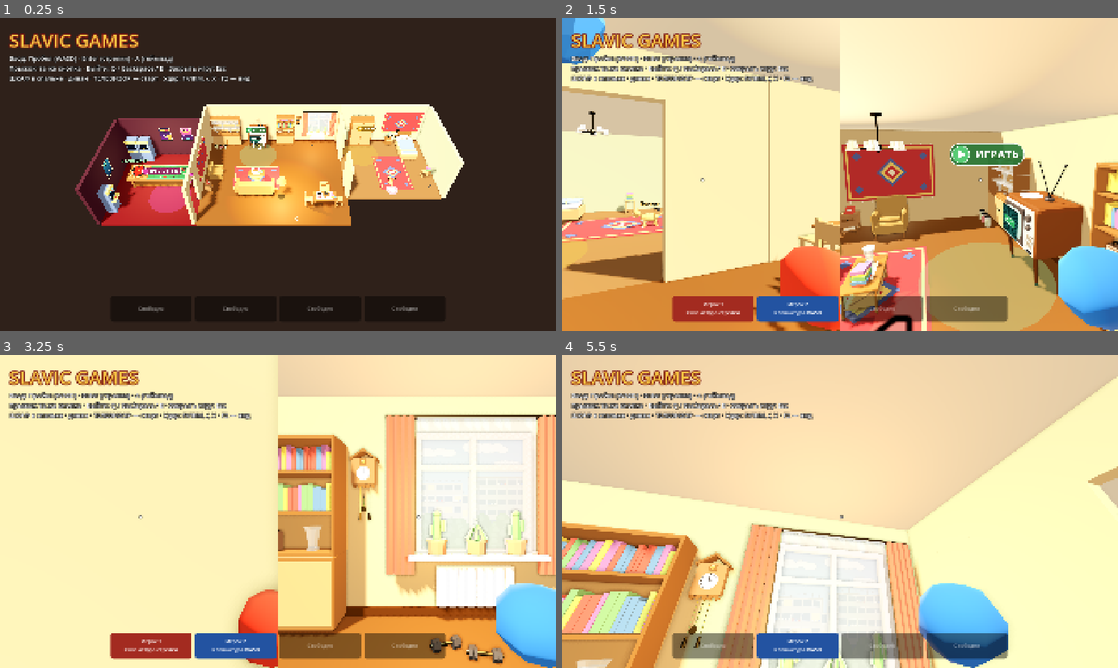
Above: before the commit, frames 1-4 (two rows, left to right).
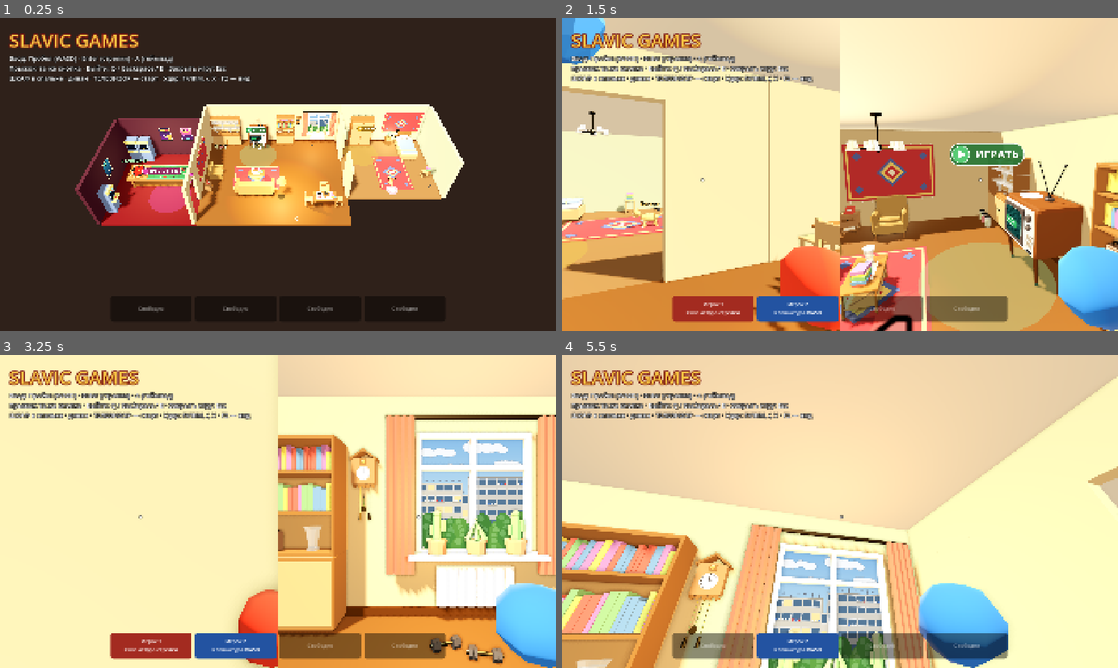
Above: after the commit, the same moments.

Repository: Gabrie1code/slavic-games
Game: Godot game, scene res://scenes/lobby/local_lobby.tscn
Two runs of this game, one before a commit and one after it. Both use one fixed random seed, a clock stepped at 60 frames per second and the inputs below.
Inputs (mouse positions are in pixels of both pictures, inside the frame that each line leads up to):
- Up to frame 1 (0.25 s): no input
- Up to frame 2 (1.5 s): tap Enter (menu_arrow_confirm) at 0.5 s; move the mouse to (962, 158) at 0.52 s; hold Right (menu_arrow_right) 0.53-1.28 s; tap Keypad Enter at 0.6 s; click (962, 158) at 0.67 s; tap Space at 0.77, 1.07 s; move the mouse to (812, 174) at 1.27 s; hold Up (menu_arrow_up) from 1.28 s (still down); tap E at 1.35 s
- Up to frame 3 (3.25 s): keep holding Up (menu_arrow_up); tap Space at 1.52, 1.82, 3.02 s; move the mouse to (289, 505) at 2.02 s; tap Q at 2.1 s; tap Enter (menu_arrow_confirm) at 2.75 s; move the mouse to (250, 574) at 2.77 s; tap F at 2.85 s; click (250, 574) at 2.92 s
- Up to frame 4 (5.5 s): keep holding Up (menu_arrow_up); tap Space at 3.32, 3.77, 4.07, 4.52, 4.82 s; move the mouse to (878, 514) at 3.52 s; tap C at 3.6 s; move the mouse to (795, 508) at 4.27 s; tap Backspace at 4.35 s; move the mouse to (845, 511) at 5.02 s; tap Shift at 5.1 s; click (845, 511) at 5.17 s

The runs differ from the first frame. In frame 1, 0.3% of the frame differs, in the area x 44-72%, y 30-43%; in frame 2, 0.2%; in frame 3, 5.9%, in the area x 74-97%, y 19-64%; in frame 4, 5.6%.

Commit message:
Лобби: картинка телевизора на выпуклом стекле, без тюля в окне, ночник включается
Co-Authored-By: Claude Opus 5.5 <noreply@anthropic.com>
Claude-Session: https://claude.ai/code/session_01D8uwbRJurrt4bqrYm2joHC

Diff:
--- a/scenes/lobby/apartment.gd
+++ b/scenes/lobby/apartment.gd
@@ -74,6 +74,8 @@
 ## Торшер включён (горит, только пока стоит на месте). Выключили кнопкой — через LAMP_BACK сек
 ## сам включается и плавно разгорается (как восстанавливается разбитая посуда).
 var lamp_on := true
+## Ночник в спальне включён.
+var night_lamp_on := true
 ## Дисковый телефон (гостиная, у двери в игровую) и кот.
 var phone: RotaryPhone
 var cat: LobbyCat
@@ -83,10 +85,10 @@
 var _lamp_glow_mat: StandardMaterial3D
 var _lamp_level := 1.0 # 0 — не горит, 1 — горит в полную силу
 var _lamp_back_at := 0.0
-## «Работающий» экран телевизора: фон, кнопка «ИГРАТЬ», бегущая полоса развёртки.
-var _tv_bg_mat: StandardMaterial3D
-var _tv_button: MeshInstance3D
-var _tv_scan: MeshInstance3D
+## Ночник на тумбочке в спальне: включается и выключается кнопкой; разбили — не светит.
+var _night_lamp: Breakable
+var _night_light: OmniLight3D
+var _night_bulb_mat: StandardMaterial3D
 var _time := 0.0
 
 
@@ -176,7 +178,7 @@
 			_breakable(item, Vector3(x, shelf_heights[row], sideboard_pos.z - 0.05), [CRYSTAL], 0.6, 0.05)
 	var tv := TV_SCENE.instantiate() as Node3D
 	tv.scale = Vector3.ONE * 1.3
-	_build_tv_screen(tv)
+	tv.add_child(TvScreen.new()) # картинка «▶ ИГРАТЬ» прямо на выпуклом стекле
 	_solid(tv, Vector3(1.3, 1.5, 1.0), 0.75, TV_POS)
 	var shelf_pos := Vector3(-0.7, 0, -3.75)
 	_solid(_model("bookshelf"), Vector3(1.3, 2.3, 0.45), 1.15, shelf_pos)
@@ -262,7 +264,9 @@
 	_place(_model("wall_carpet"), Vector3(bed_pos.x - 0.35, 0.75, BACK_Z + 0.08))
 	var stand_pos := Vector3(6.75, 0, -3.65)
 	_solid(_model("nightstand"), Vector3(0.45, 0.6, 0.4), 0.3, stand_pos)
-	_breakable("table_lamp", stand_pos + Vector3(0, 0.6, 0), [Color("2a7040"), Color("c0a050")], 0.4)
+	_night_lamp = _breakable("table_lamp", stand_pos + Vector3(0, 0.6, 0),
+		[Color("2a7040"), Color("c0a050")], 0.4)
+	_build_night_light()
 	_place(_model("floor_rug"), Vector3(6.4, 0.005, -0.7)).rotation_degrees.y = 90.0
 	_tippable("dumbbell", Vector3(0.34, 0.12, 0.12), 0.06, Vector3(8.5, 0, 0.6), 3.0, 30.0)
 	_tippable("stool", Vector3(0.36, 0.47, 0.36), 0.24, Vector3(8.4, 0, -0.4), 2.0)
@@ -272,7 +276,6 @@
 
 func _process(delta: float) -> void:
 	_time += delta
-	_animate_tv()
 	if not lamp_on and _time >= _lamp_back_at:
 		lamp_on = true
 	# Гаснет сразу, разгорается плавно.
@@ -284,6 +287,9 @@
 	_lamp_light.light_energy = LAMP_ENERGY * _lamp_level
 	_lamp_light.visible = _lamp_level > 0.01
 	_lamp_glow_mat.albedo_color = Color(0.3, 0.27, 0.22).lerp(Color(1.0, 0.92, 0.7), _lamp_level)
+	var night_lit := night_lamp_on and not _night_lamp.is_broken()
+	_night_light.visible = night_lit
+	_night_bulb_mat.albedo_color = Color(1.0, 0.92, 0.7) if night_lit else Color(0.3, 0.27, 0.22)
 
 
 ## Торшер горит в полную силу (только тогда его можно выключить).
@@ -297,51 +303,40 @@
 	_lamp_back_at = _time + LAMP_BACK
 
 
-## Экран кинескопа: картинка поверх экрана модели (координаты — в модели телевизора).
-func _build_tv_screen(tv: Node3D) -> void:
-	var center := Vector3(-0.12, 0.78, 0.465)
-	var bg := _screen_quad("res://assets/textures/tv/tv_screen_bg.png", Vector2(0.54, 0.44), center)
-	_tv_bg_mat = bg.material_override as StandardMaterial3D
-	tv.add_child(bg)
-	_tv_button = _screen_quad("res://assets/textures/tv/tv_play_button.png", Vector2(0.44, 0.17),
-		center + Vector3(0, 0, 0.003))
-	tv.add_child(_tv_button)
-	_tv_scan = MeshInstance3D.new()
-	var scan_mesh := QuadMesh.new()
-	scan_mesh.size = Vector2(0.54, 0.035)
-	_tv_scan.mesh = scan_mesh
-	var scan_mat := StandardMaterial3D.new()
-	scan_mat.shading_mode = BaseMaterial3D.SHADING_MODE_UNSHADED
-	scan_mat.transparency = BaseMaterial3D.TRANSPARENCY_ALPHA
-	scan_mat.albedo_color = Color(0.7, 1.0, 0.9, 0.08)
-	_tv_scan.material_override = scan_mat
-	_tv_scan.position = center + Vector3(0, 0, 0.005)
-	tv.add_child(_tv_scan)
-
-
-func _screen_quad(texture_path: String, size: Vector2, pos: Vector3) -> MeshInstance3D:
-	var quad := MeshInstance3D.new()
-	var mesh := QuadMesh.new()
-	mesh.size = size
-	quad.mesh = mesh
-	var mat := StandardMaterial3D.new()
-	mat.albedo_texture = load(texture_path)
-	mat.shading_mode = BaseMaterial3D.SHADING_MODE_UNSHADED
-	mat.transparency = BaseMaterial3D.TRANSPARENCY_ALPHA
-	quad.material_override = mat
-	quad.cast_shadow = GeometryInstance3D.SHADOW_CASTING_SETTING_OFF
-	quad.position = pos
-	return quad
-
-
-## Телевизор «работает»: кнопка дышит и чуть дрожит, яркость мерцает, бежит полоса.
-func _animate_tv() -> void:
-	var pulse := 1.0 + sin(_time * 3.0) * 0.04
-	_tv_button.scale = Vector3(pulse, pulse, 1.0)
-	_tv_button.position.x = -0.12 + (randf() - 0.5) * 0.002
-	var flicker := 0.93 + randf() * 0.07
-	_tv_bg_mat.albedo_color = Color(flicker, flicker, flicker)
-	_tv_scan.position.y = 0.78 + 0.2 - fmod(_time * 0.12, 0.4)
+## Ночник цел (разбитый не включить, пока не восстановится).
+func night_lamp_ready() -> bool:
+	return not _night_lamp.is_broken()
+
+
+## Где стоит ночник (для зоны кнопки).
+func night_lamp_position() -> Vector3:
+	return _night_lamp.global_position
+
+
+## Щёлкнуть выключателем ночника.
+func toggle_night_lamp() -> void:
+	night_lamp_on = not night_lamp_on
+
+
+## Лампочка под зелёным абажуром ночника.
+func _build_night_light() -> void:
+	_night_light = OmniLight3D.new()
+	_night_light.light_color = Color(1.0, 0.82, 0.55)
+	_night_light.light_energy = 0.9
+	_night_light.omni_range = 2.6
+	_night_light.position = Vector3(0, 0.3, 0)
+	_night_lamp.add_child(_night_light)
+	var bulb := MeshInstance3D.new()
+	var sphere := SphereMesh.new()
+	sphere.radius = 0.04
+	sphere.height = 0.08
+	bulb.mesh = sphere
+	_night_bulb_mat = StandardMaterial3D.new()
+	_night_bulb_mat.shading_mode = BaseMaterial3D.SHADING_MODE_UNSHADED
+	bulb.material_override = _night_bulb_mat
+	bulb.cast_shadow = GeometryInstance3D.SHADOW_CASTING_SETTING_OFF
+	bulb.position = Vector3(0, 0.29, 0)
+	_night_lamp.add_child(bulb)
 
 
 ## Лампочка под абажуром торшера: тёплый свет и светящийся шарик.
--- a/scenes/lobby/lobby_gadgets.gd
+++ b/scenes/lobby/lobby_gadgets.gd
@@ -92,6 +92,9 @@
 		return true
 	if _near_tippable(p, apartment.floor_lamp, LAMP_RADIUS) and apartment.lamp_lit():
 		apartment.turn_off_lamp()
+		return true
+	if _near_night_lamp(p):
+		apartment.toggle_night_lamp()
 		return true
 	if _near_cat(p) and apartment.cat.pet():
 		# Персонаж тянет руку к коту.
@@ -121,14 +124,22 @@
 	return _furniture_hint(p)
 
 
-## Граммофон и торшер: кнопка есть, только пока вещь стоит на месте.
+## Граммофон, торшер и ночник: кнопка есть, только пока вещь стоит на месте.
 func _furniture_hint(p: PlayerData) -> Array[Dictionary]:
 	if _near_tippable(p, apartment.gramophone, GRAMOPHONE_RADIUS):
 		return [entry(confirm_key(p), "Завести граммофон", not _gramophone_ready())]
 	# Выключенный торшер «чинится» сам — кнопки нет, пока снова не загорится.
 	if _near_tippable(p, apartment.floor_lamp, LAMP_RADIUS) and apartment.lamp_lit():
 		return [entry(confirm_key(p), "Выключить торшер")]
+	if _near_night_lamp(p):
+		var action := "Выключить ночник" if apartment.night_lamp_on else "Включить ночник"
+		return [entry(confirm_key(p), action)]
 	return []
+
+
+## Рядом с целым ночником (разбитый ждёт восстановления — кнопки нет).
+func _near_night_lamp(p: PlayerData) -> bool:
+	return apartment.night_lamp_ready() and _near(p, apartment.night_lamp_position(), LAMP_RADIUS)
 
 
 ## Рядом с вещью, которая стоит на месте (поваленную трогать нельзя — кнопки нет).
--- /dev/null
+++ b/scenes/lobby/props/tv_screen.gd
@@ -0,0 +1,99 @@
+class_name TvScreen
+extends MeshInstance3D
+## Экран кинескопа советского телевизора: картинка «▶ ИГРАТЬ» рисуется во встроенном
+## SubViewport и натягивается на выпуклую сетку той же формы, что экран модели
+## (скруглённый прямоугольник с «горбом» к центру). Поэтому картинка лежит прямо на стекле,
+## а не висит плоской пластинкой перед телевизором.
+## Координаты — в модели телевизора (tools/blender/soviet_tv.py, Blender → Godot: z = −y).
+
+const BG := preload("res://assets/textures/tv/tv_screen_bg.png")
+const BUTTON := preload("res://assets/textures/tv/tv_play_button.png")
+## Размер экрана модели и его середина.
+const SIZE := Vector2(0.54, 0.44)
+const CORNER := 0.09
+const CENTER := Vector2(-0.12, 0.78)
+## Глубина: край экрана, кольцо на 60 % и вершина «горба» (+ зазор над стеклом).
+const EDGE_Z := 0.41
+const MID_Z := 0.435
+const TOP_Z := 0.445
+const GAP := 0.004
+const PIXELS := Vector2i(540, 440)
+
+
+func _ready() -> void:
+	var viewport := SubViewport.new()
+	viewport.size = PIXELS
+	viewport.disable_3d = true
+	viewport.render_target_update_mode = SubViewport.UPDATE_ALWAYS
+	add_child(viewport)
+	viewport.add_child(Picture.new())
+	mesh = _build_mesh()
+	var mat := StandardMaterial3D.new()
+	mat.albedo_texture = viewport.get_texture()
+	mat.shading_mode = BaseMaterial3D.SHADING_MODE_UNSHADED
+	mat.cull_mode = BaseMaterial3D.CULL_DISABLED
+	material_override = mat
+	cast_shadow = GeometryInstance3D.SHADOW_CASTING_SETTING_OFF
+
+
+## Сетка как у модели: внешнее кольцо → кольцо поменьше → вершина в центре.
+func _build_mesh() -> ArrayMesh:
+	var outline := _rounded_rect()
+	var outer: Array[Vector3] = []
+	var mid: Array[Vector3] = []
+	for point in outline:
+		outer.append(Vector3(CENTER.x + point.x, CENTER.y + point.y, EDGE_Z + GAP))
+		mid.append(Vector3(CENTER.x + point.x * 0.6, CENTER.y + point.y * 0.6, MID_Z + GAP))
+	var top := Vector3(CENTER.x, CENTER.y, TOP_Z + GAP)
+	var st := SurfaceTool.new()
+	st.begin(Mesh.PRIMITIVE_TRIANGLES)
+	var n := outline.size()
+	for i in n:
+		var j := (i + 1) % n
+		_triangle(st, [outer[i], mid[j], outer[j]])
+		_triangle(st, [outer[i], mid[i], mid[j]])
+		_triangle(st, [mid[i], top, mid[j]])
+	return st.commit()
+
+
+## Треугольник с UV по проекции на плоскость экрана (картинка не растягивается на «горбе»).
+func _triangle(st: SurfaceTool, points: Array) -> void:
+	for p: Vector3 in points:
+		st.set_uv(Vector2((p.x - CENTER.x) / SIZE.x + 0.5, 0.5 - (p.y - CENTER.y) / SIZE.y))
+		st.add_vertex(p)
+
+
+## Контур скруглённого прямоугольника (как rounded_rect в soviet_tv.py, 3 сегмента на угол).
+func _rounded_rect() -> Array[Vector2]:
+	var points: Array[Vector2] = []
+	var w := SIZE.x / 2.0 - CORNER
+	var h := SIZE.y / 2.0 - CORNER
+	var corners: Array[Vector3] = [
+		Vector3(w, h, 0), Vector3(-w, h, 90), Vector3(-w, -h, 180), Vector3(w, -h, 270),
+	]
+	for corner in corners:
+		for i in 4:
+			var a := deg_to_rad(corner.z + 90.0 * i / 3.0)
+			points.append(Vector2(corner.x + CORNER * cos(a), corner.y + CORNER * sin(a)))
+	return points
+
+
+## Сама картинка: фон мерцает, кнопка «дышит», сверху вниз бежит светлая полоса.
+class Picture extends Node2D:
+	var _time := 0.0
+
+	func _process(delta: float) -> void:
+		_time += delta
+		queue_redraw()
+
+	func _draw() -> void:
+		var flicker := 0.93 + randf() * 0.07
+		draw_texture_rect(BG, Rect2(Vector2.ZERO, PIXELS), false,
+			Color(flicker, flicker, flicker))
+		var pulse := 1.0 + sin(_time * 3.0) * 0.04
+		var size := Vector2(440, 169) * pulse
+		var jitter := (randf() - 0.5) * 1.6
+		draw_texture_rect(BUTTON, Rect2((Vector2(PIXELS) - size) / 2.0 + Vector2(jitter, 0), size),
+			false)
+		var scan_y := fmod(_time * 0.12, 0.4) / 0.4 * PIXELS.y
+		draw_rect(Rect2(0, scan_y, PIXELS.x, 35), Color(0.7, 1.0, 0.9, 0.08))
Binary file changed: assets/models/apartment/curtains.glb
Binary file added: docs/previews/tv_screen_fix.png
Not shown, changed: docs/PROJECT_LOG.md
